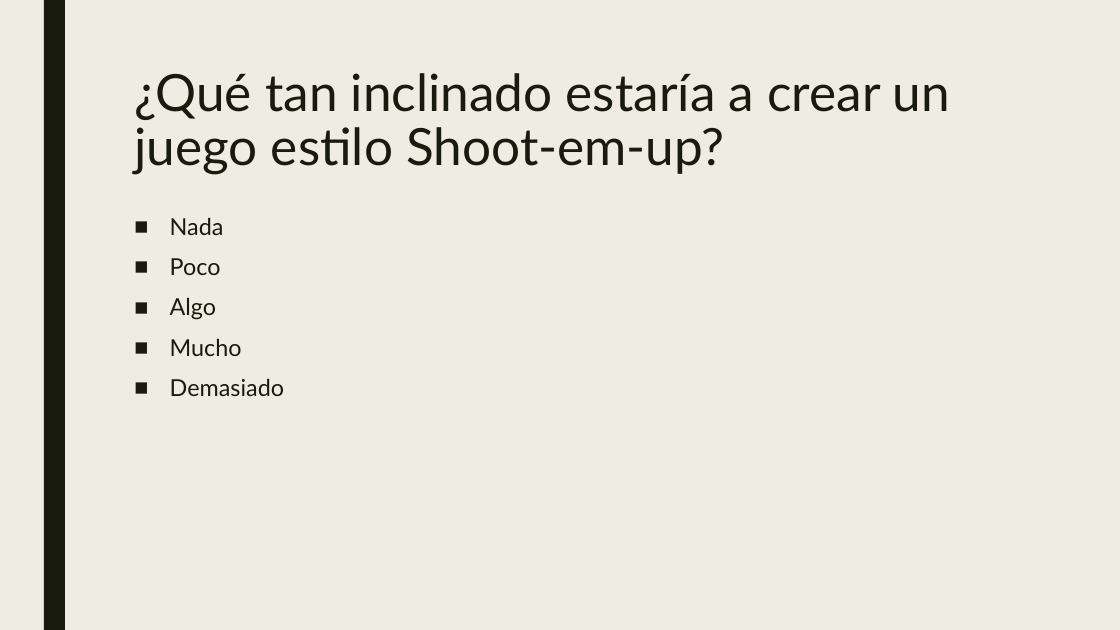
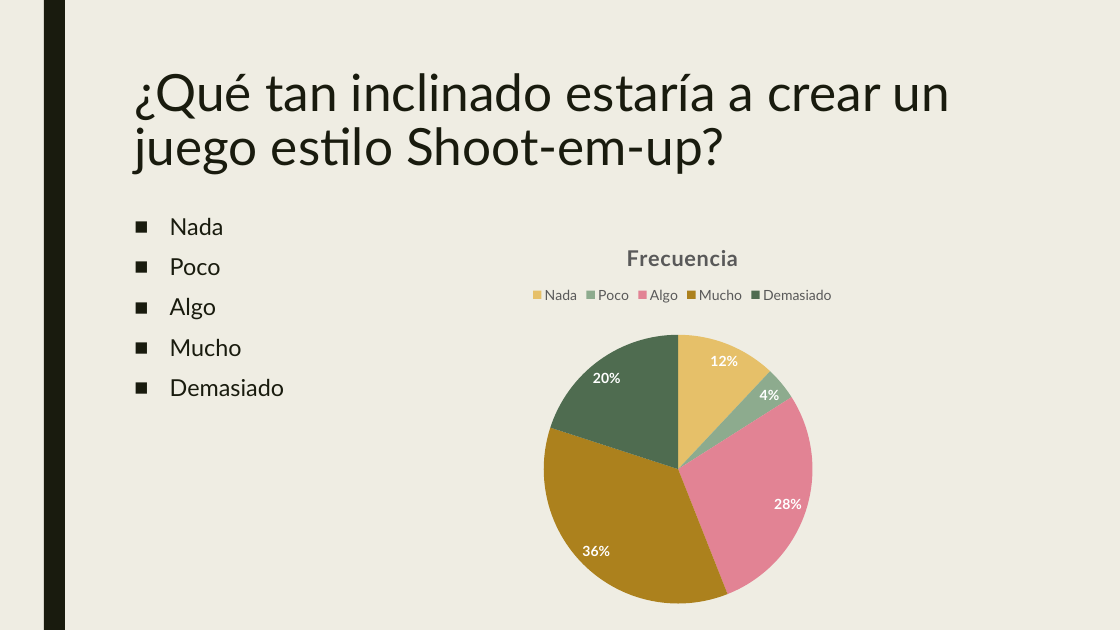
Before and after one commit to DerTee/Framework-Joyeuse, a slide deck: slide 12 of Presentaciones/Encuesta.pptx (slide 10 before the commit). Drawn at 1120x630 pixels with LibreOffice and Linux fonts; fonts in the diff are those of the drawing. Boxes give left, top, right and bottom in pixels: in the first picture for what was removed or moved away, otherwise in the second. Text is boxed around its words. In the diff, an @@ line names an element or a change of style, - is before the commit and + after.

```diff
--- a/Presentaciones/Encuesta.pptx
+++ b/Presentaciones/Encuesta.pptx
@@ pie chart added at (427, 225, 938, 615) @@
+title "Frecuencia"
+categories: Nada, Poco, Algo, Mucho, Demasiado
+Frecuencia: 12, 4, 28, 36, 20
```
Also in this commit, not shown: 14 other slides changed, 3 slides added, 1 slide removed, 24 other files.
